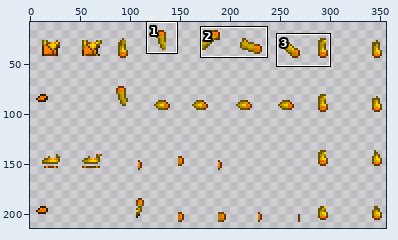
A sprite sheet gets an edit: Content/Items/Armor/DuneChestplate_Body.png. The first picture is a wide view before the edit; the outline marks the close-up.
Close-up. Before the commit:
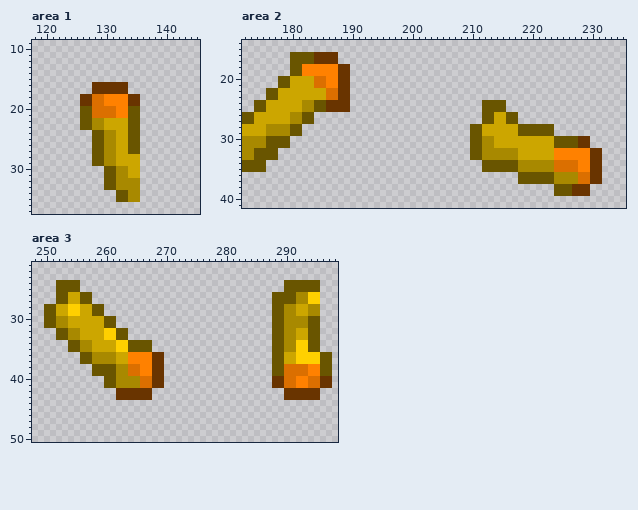
The file is 360x224 pixels. Shown: area 1: x 118..145, y 9..37; area 2: x 172..235, y 14..41; area 3: x 248..298, y 21..50. The wide view leaves out empty margins. The commit also changed other parts of the picture, which this record leaves out.
New version:
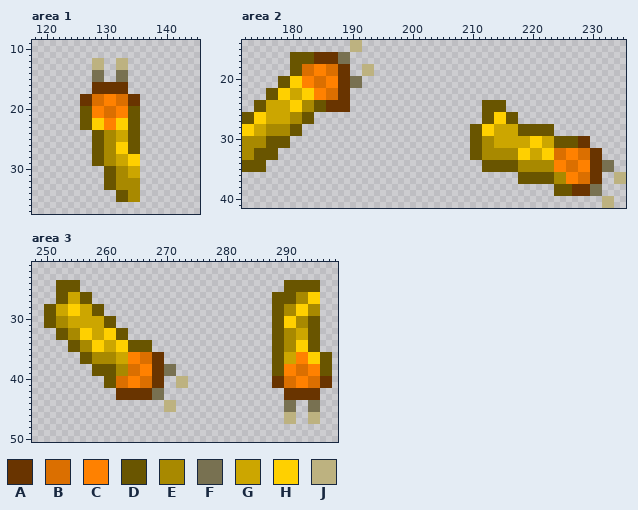
Palette (. is transparent): A #693400  B #db6f00  C #ff8100  D #695500  E #a88900  F #787151  G #cca600  H #ffd000  J #bdb280
Change:
--- area 1
@@ x 126..137 @@
 11 ............
-12 ............
-13 ............
-14 ............
-15 ............
+12 ..JJ..JJ....
+13 ..JJ..JJ....
+14 ..FF..FF....
+15 ..FF..FF....
 16 ..AAAAAA....
 17 ..AAAAAA....
-18 AABBCCCCAA..
-19 AABBCCCCAA..
-20 DDBBBBCCDD..
-21 DDBBBBCCDD..
-22 DDEEGGGGDD..
-23 DDEEGGGGDD..
+18 AABBCCBBAA..
+19 AABBCCBBAA..
+20 DDCCBBCCDD..
+21 DDCCBBCCDD..
+22 DDHHCCHHDD..
+23 DDHHCCHHDD..
 24 ..DDEEGGDD..
 25 ..DDEEGGDD..
-26 ..DDEEGGDD..
-27 ..DDEEGGDD..
-28 ..DDEEGGGG..
-29 ..DDEEGGGG..
+26 ..DDEEHHDD..
+27 ..DDEEHHDD..
+28 ..DDEEGGHH..
+29 ..DDEEGGHH..
 30 ....DDEEGG..
--- area 2
@@ x 172..235 @@
-14 ................................................................
-15 ................................................................
-16 ........DDDDAAAA................................................
-17 ........DDDDAAAA................................................
-18 ........DDCCCCCCAA..............................................
-19 ........DDCCCCCCAA..............................................
-20 ......DDGGGGBBCCAA..............................................
-21 ......DDGGGGBBCCAA..............................................
-22 ....DDGGGGGGGGBBAA..............................................
-23 ....DDGGGGGGGGBBAA..............................................
-24 ..DDGGGGGGEEDDAAAA......................DDDD....................
-25 ..DDGGGGGGEEDDAAAA......................DDDD....................
-26 DDGGGGGGEEDD............................DDGGDD..................
-27 DDGGGGGGEEDD............................DDGGDD..................
-28 GGGGEEEEDD............................DDGGGGGGDDDDDD............
-29 GGGGEEEEDD............................DDGGGGGGDDDDDD............
-30 EEEEDDDD..............................DDEEGGGGGGGGGGDDDDAA......
-31 EEEEDDDD..............................DDEEGGGGGGGGGGDDDDAA......
-32 EEDDDD................................DDEEEEEEGGGGGGCCCCCCAA....
-33 EEDDDD................................DDEEEEEEGGGGGGCCCCCCAA....
-34 DDDD....................................DDDDDDEEEEEEBBBBCCAA....
-35 DDDD....................................DDDDDDEEEEEEBBBBCCAA....
-36 ..............................................DDDDDDEEEEBBAA....
-37 ..............................................DDDDDDEEEEBBAA....
-38 ....................................................DDDAAA......
-39 ....................................................DDDAAA......
-40 ................................................................
-41 ................................................................
+14 ..................JJ............................................
+15 ..................JJ............................................
+16 ........DDDDAAAAFF..............................................
+17 ........DDDDAAAAFF..............................................
+18 ........DDBBCCBBAA..JJ..........................................
+19 ........DDBBCCBBAA..JJ..........................................
+20 ......DDHHCCBBCCAAFF............................................
+21 ......DDHHCCBBCCAAFF............................................
+22 ....DDHHGGHHCCBBAA..............................................
+23 ....DDHHGGHHCCBBAA..............................................
+24 ..DDGGGGHHEEDDAAAA......................DDDD....................
+25 ..DDGGGGHHEEDDAAAA......................DDDD....................
+26 DDHHGGGGEEDD............................DDHHDD..................
+27 DDHHGGGGEEDD............................DDHHDD..................
+28 HHGGEEEEDD............................DDHHGGGGDDDDDD............
+29 HHGGEEEEDD............................DDHHGGGGDDDDDD............
+30 EEEEDDDD..............................DDEEGGGGGGHHGGDDDDAA......
+31 EEEEDDDD..............................DDEEGGGGGGHHGGDDDDAA......
+32 EEDDDD................................DDEEEEEEHHGGHHBBCCBBAA....
+33 EEDDDD................................DDEEEEEEHHGGHHBBCCBBAA....
+34 DDDD....................................DDDDDDEEEEEECCBBCCAAFF..
+35 DDDD....................................DDDDDDEEEEEECCBBCCAAFF..
+36 ..............................................DDDDDDEECCBBAA..JJ
+37 ..............................................DDDDDDEECCBBAA..JJ
+38 ....................................................DDDAAAFF....
+39 ....................................................DDDAAAFF....
+40 ............................................................JJ..
+41 ............................................................JJ..
--- area 3
@@ x 248..298 @@
 27 ....DDGGDD..............................DDDDEEHH...
-28 ..DDGGHHGGDD............................DDEEGGEE...
-29 ..DDGGHHGGDD............................DDEEGGEE...
-30 ..DDEEGGGGGGDD..........................DDEEEEDD...
-31 ..DDEEGGGGGGDD..........................DDEEEEDD...
-32 ....DDEEGGGGHHDD........................DDEEGGDD...
-33 ....DDEEGGGGHHDD........................DDEEGGDD...
-34 ......DDEEGGGGHHDDDD....................DDEEHHDD...
-35 ......DDEEGGGGHHDDDD....................DDEEHHDD...
-36 ........DDEEEEGGCCCCAA..................DDGGHHHHDD.
-37 ........DDEEEEGGCCCCAA..................DDGGHHHHDD.
-38 ..........DDDDEEBBCCAA..................DDBBBBCCDD.
-39 ..........DDDDEEBBCCAA..................DDBBBBCCDD.
-40 ............DDEEEEBBAA..................AABBCCBBAA.
-41 ............DDEEEEBBAA..................AABBCCBBAA.
-42 ..............AAAAAA......................AAAAAA...
-43 ..............AAAAAA......................AAAAAA...
-44 ...................................................
-45 ...................................................
-46 ...................................................
-47 ...................................................
+28 ..DDGGHHGGDD............................DDEEHHEE...
+29 ..DDGGHHGGDD............................DDEEHHEE...
+30 ..DDEEGGGGGGDD..........................DDHHEEDD...
+31 ..DDEEGGGGGGDD..........................DDHHEEDD...
+32 ....DDEEHHGGHHDD........................DDEEGGDD...
+33 ....DDEEHHGGHHDD........................DDEEGGDD...
+34 ......DDEEHHGGHHDDDD....................DDEEHHDD...
+35 ......DDEEHHGGHHDDDD....................DDEEHHDD...
+36 ........DDEEEEGGCCBBAA..................DDGGCCHHDD.
+37 ........DDEEEEGGCCBBAA..................DDGGCCHHDD.
+38 ..........DDDDEEBBCCAAFF................DDCCBBCCDD.
+39 ..........DDDDEEBBCCAAFF................DDCCBBCCDD.
+40 ............DDBBCCBBAA..JJ..............AABBCCBBAA.
+41 ............DDBBCCBBAA..JJ..............AABBCCBBAA.
+42 ..............AAAAAAFF....................AAAAAA...
+43 ..............AAAAAAFF....................AAAAAA...
+44 ......................JJ..................FF..FF...
+45 ......................JJ..................FF..FF...
+46 ..........................................JJ..JJ...
+47 ..........................................JJ..JJ...
 48 ...................................................
